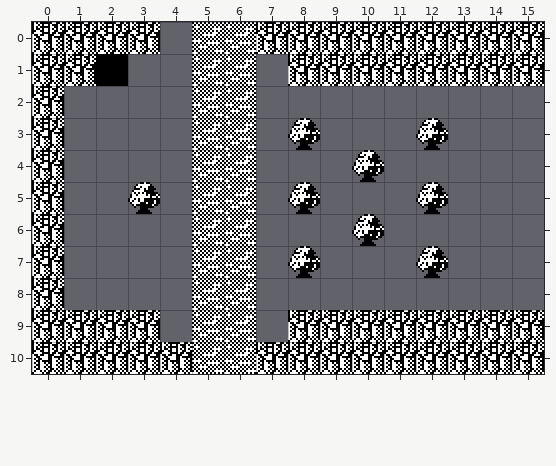
Tiled map (JSON) -- src/assets/tileMaps/LoruleF8.json. The picture above was drawn from the file before the commit.
Cells are 16x16 px. Shown: x 0..15, y 0..10.
And afterwards:
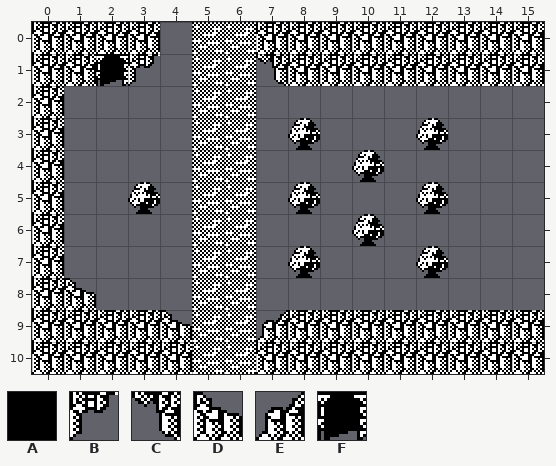
Key: from "tileset_1bit-16x16": A 27, B 30, C 31, D 38, E 39, F 50.
_ is an empty cell.
Tiles of an added or newly shown layer are drawn over the layers below it.
Change:
Layer "Stuff on the Ground You Can Wa" (now shown):
There is now tile B in row 1 at x 3.
There is now tile C in row 1 at x 7.
Layer "Stuff You Run Into":
The edit erases tile A in row 1 at x 2.
Layer "Stuff You Walk Under" (now shown):
There is now tile D in row 8 at x 1; in row 9 at x 4.
There is now tile E in row 9 at x 7.
There is now tile F in row 1 at x 2.
Pixel boxes of the changes (left, top, right, bottom) in both pictures:
changed: (96, 54, 160, 86)
added: (256, 54, 288, 86)
added: (64, 278, 96, 310)
added: (160, 310, 192, 342)
added: (256, 310, 288, 342)
